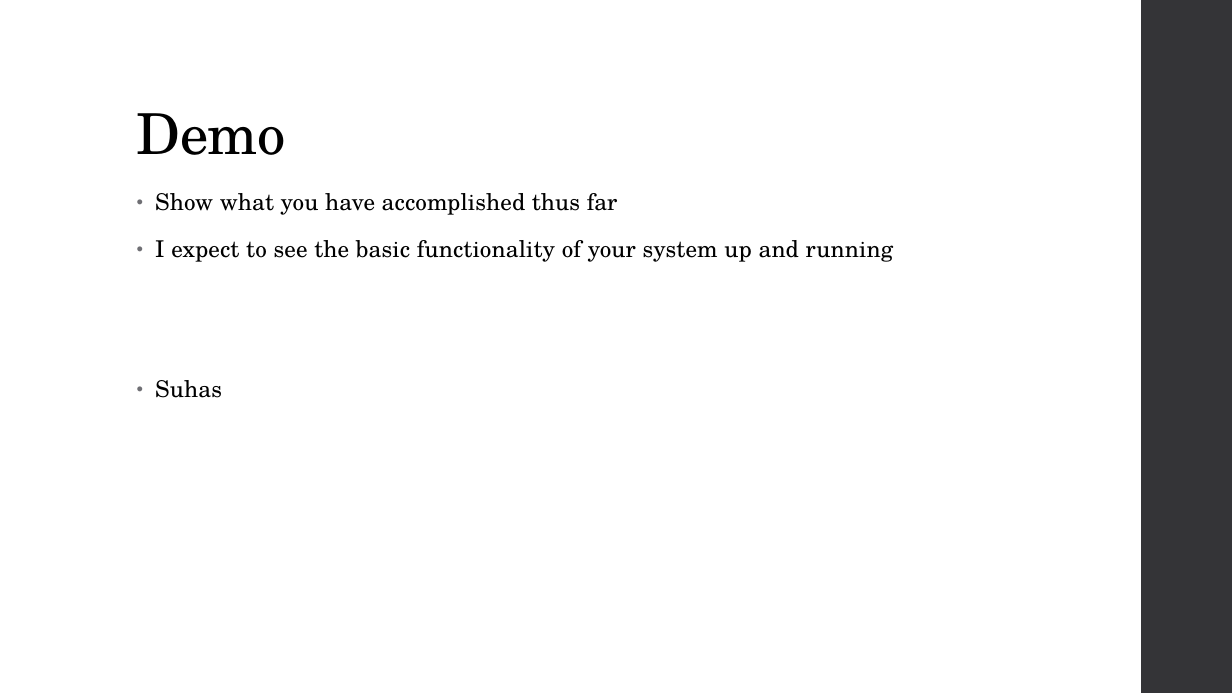
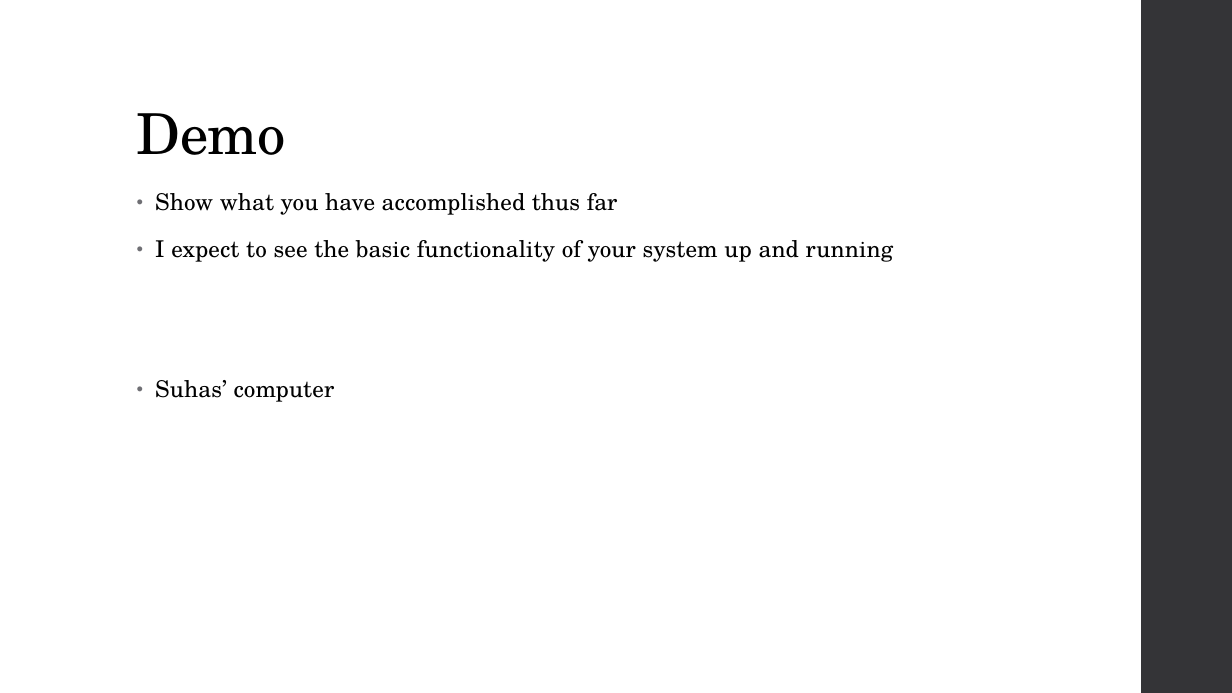
Before and after one commit to diederichk/StepCounter, a slide deck: slide 15 of MidtermPresentation/MidtermPresentation.pptx (slide 8 before the commit). Drawn at 1232x693 pixels with LibreOffice and Linux fonts; fonts in the diff are those of the drawing. Boxes give left, top, right and bottom in pixels: in the first picture for what was removed or moved away, otherwise in the second. Text is boxed around its words. In the diff, an @@ line names an element or a change of style, - is before the commit and + after.

```diff
--- a/MidtermPresentation/MidtermPresentation.pptx
+++ b/MidtermPresentation/MidtermPresentation.pptx
@@ text at box(155, 380, 335, 402): text changed @@
-• Suhas
+• Suhas’ computer
```
Also in this commit, not shown: 3 other slides changed, 9 slides added, 2 slides removed.
